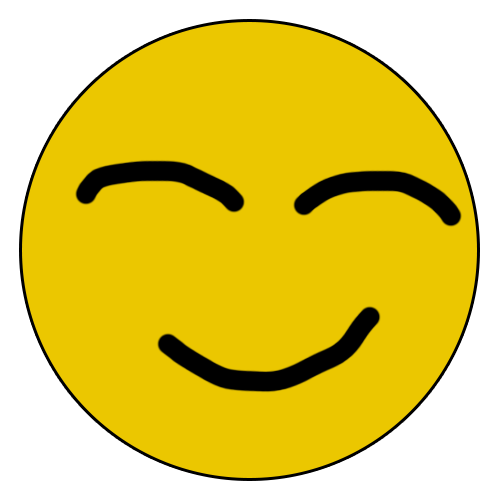
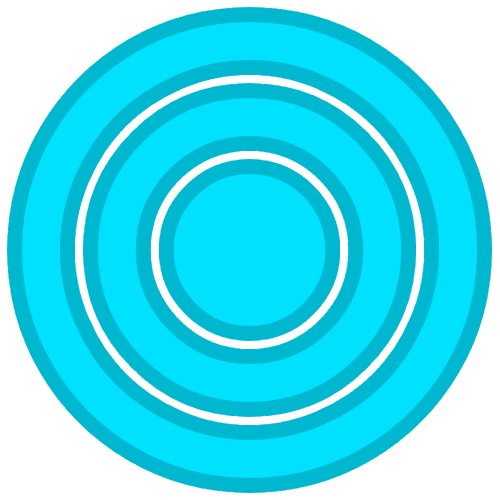
Layers edited between the first and the second 500×500 image:
removed layer "Calque 1" over [left=74, top=159, right=463, bottom=393]
hid "Ellipse 1", painted on it over [left=22, top=22, right=477, bottom=478]
